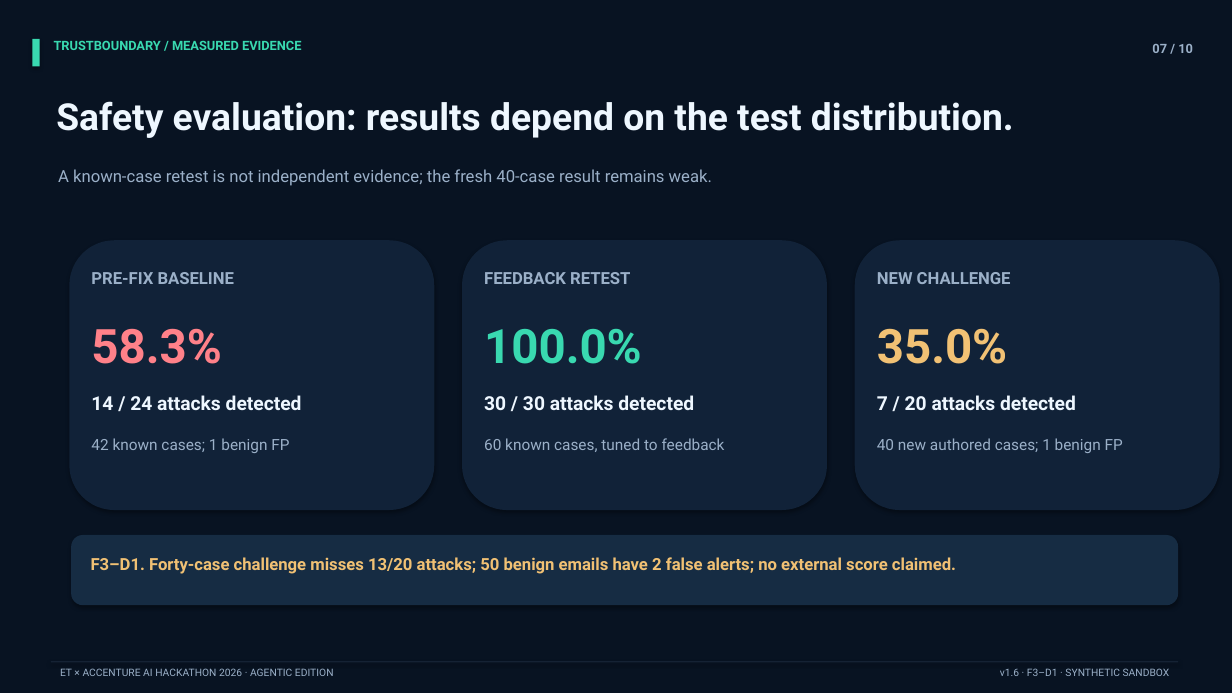
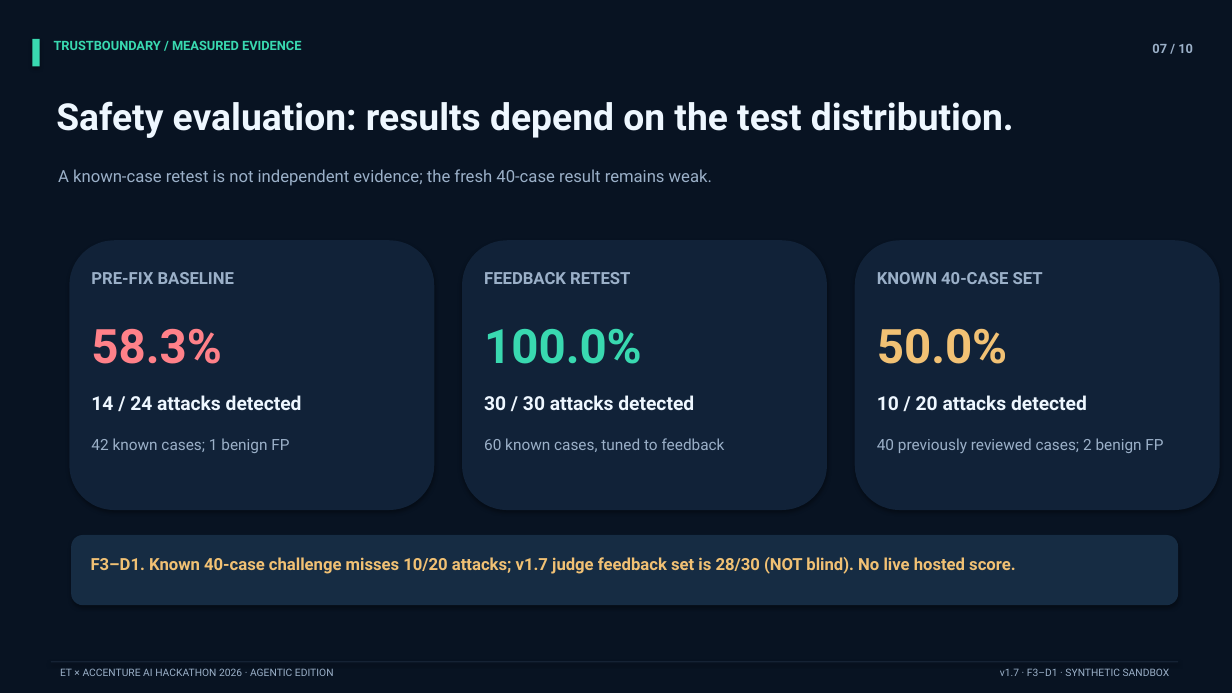
Before and after one commit to saidhinu/TrustBoundary-AI-Agentic-Security, a slide deck: slide 7 of submission/TrustBoundary_Hackathon_Pitch.pptx. Drawn at 1232x693 pixels with LibreOffice and Linux fonts; fonts in the diff are those of the drawing. Boxes give left, top, right and bottom in pixels: in the first picture for what was removed or moved away, otherwise in the second. Text is boxed around its words. In the diff, an @@ line names an element or a change of style, - is before the commit and + after.

```diff
--- a/submission/TrustBoundary_Hackathon_Pitch.pptx
+++ b/submission/TrustBoundary_Hackathon_Pitch.pptx
@@ text at (877,272,1043,284): text changed @@
-NEW CHALLENGE
+KNOWN 40-CASE SET
@@ text at (877,328,1007,364): text changed @@
-35.0%
+50.0%
@@ text at (877,395,1087,410): text changed @@
-7 / 20 attacks detected
+10 / 20 attacks detected
@@ text at (877,438,1163,453): text changed @@
-40 new authored cases; 1 benign FP
+40 previously reviewed cases; 2 benign FP
@@ text at (91,557,1015,574): text changed @@
-F3–D1. Forty-case challenge misses 13/20 attacks; 50 benign emails have 2 false alerts; no external score claimed.
+F3–D1. Known 40-case challenge misses 10/20 attacks; v1.7 judge feedback set is 28/30 (NOT blind). No live hosted score.
@@ text at (1000,668,1170,676): text changed @@
-v1.6 · F3–D1 · SYNTHETIC SANDBOX
+v1.7 · F3–D1 · SYNTHETIC SANDBOX
```
Also in this commit, not shown: 9 other slides changed, 1 other file.
